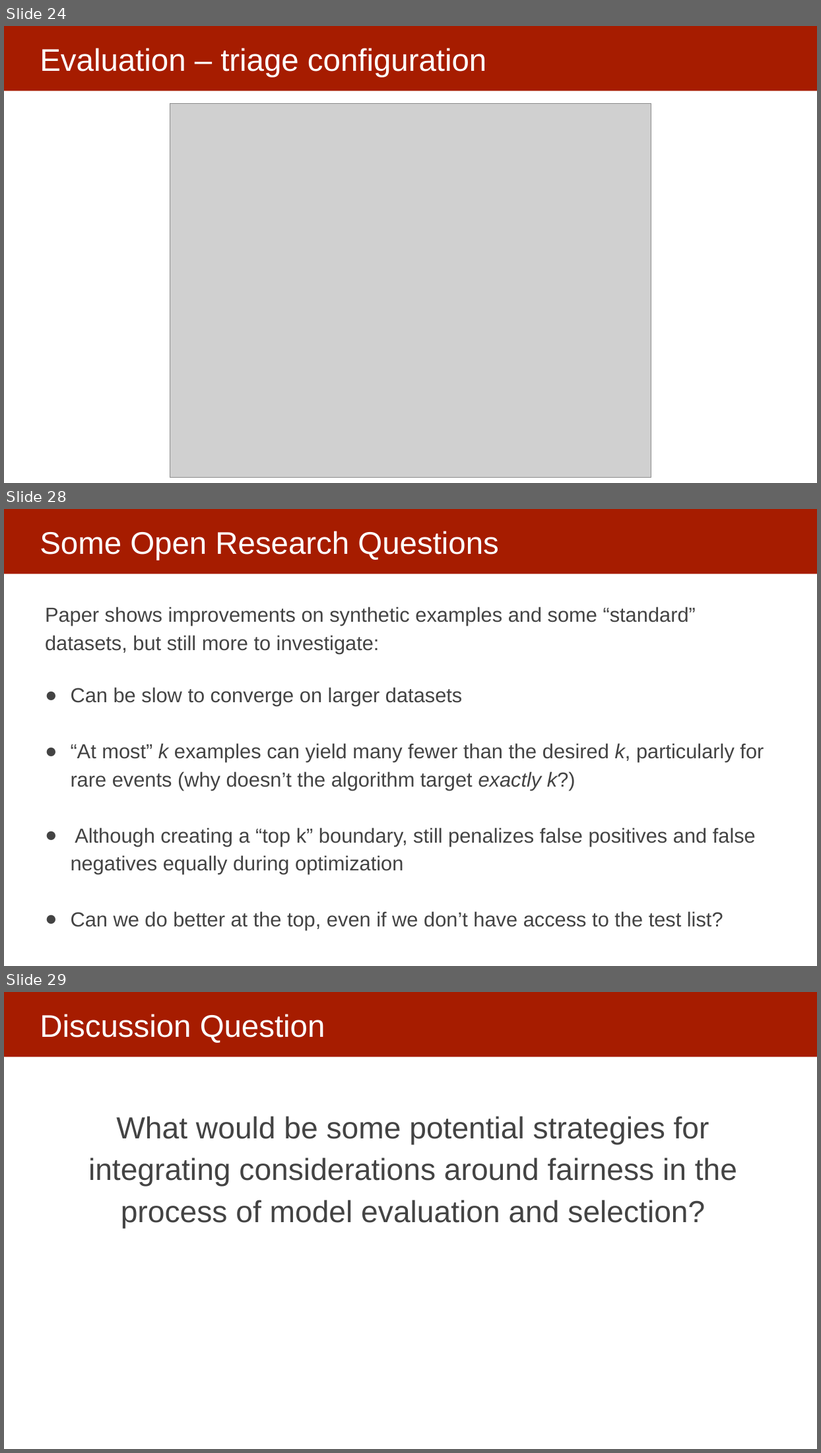
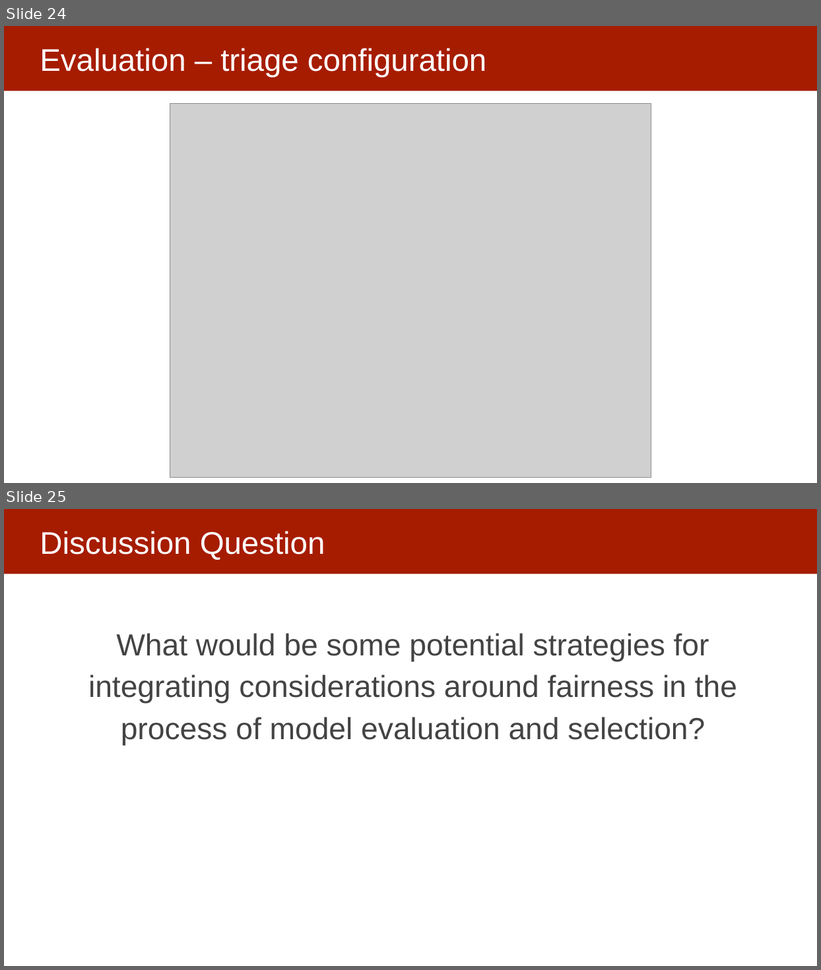
Before and after one commit to dssg/mlforpublicpolicylab, a slide deck: Lectures/10-model-selection-and-validation-part-1.pptx. Shown one above the other, each under a label of ours: slides 24, 28 and 29 before the commit, slides 24 and 25 after it; the slides between them are not shown. The pictures are 821x1453 and 821x970 pixels, drawn with LibreOffice and Linux fonts; fonts in the diff are those of the drawing; grey boxes stand for pictures. Boxes give left, top, right and bottom in pixels: in the first picture for what was removed or moved away, otherwise in the second. Text is boxed around its words. In the diff, an @@ line names an element or a change of style, - is before the commit and + after.

```diff
--- a/Lectures/10-model-selection-and-validation-part-1.pptx
+++ b/Lectures/10-model-selection-and-validation-part-1.pptx
@@ slide 28 removed at (4,509,817,966), background #FFFFFF; not listed: 1 template element that a slide beside it also shows @@
@@ title removed at (40,531,498,560) @@
-Some Open Research Questions
@@ text removed at (45,607,764,931) @@
-Paper shows improvements on synthetic examples and some “standard” datasets, but still more to investigate:
-● Can be slow to converge on larger datasets
-● “At most” k examples can yield many fewer than the desired k, particularly for rare events (why doesn’t the algorithm target exactly k?)
-● Although creating a “top k” boundary, still penalizes false positives and false negatives equally during optimization
-● Can we do better at the top, even if we don’t have access to the test list?
@@ what was slide 29 is now slide 25 @@
```
Also in this commit, not shown: 3 other slides removed, 1 other file.
